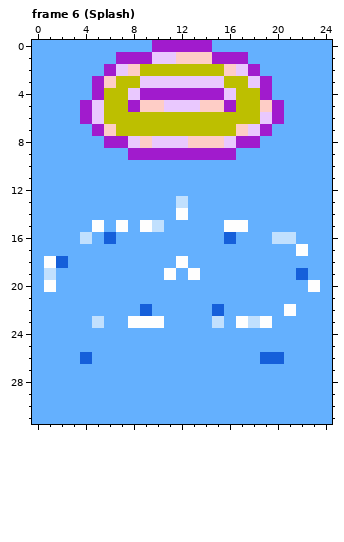
Pixel-art file -- art/explosion.aseprite. Above, as it was before the edit.
25x32 pixels, 7 frames. Shown: frame 6 (Splash).
The result:
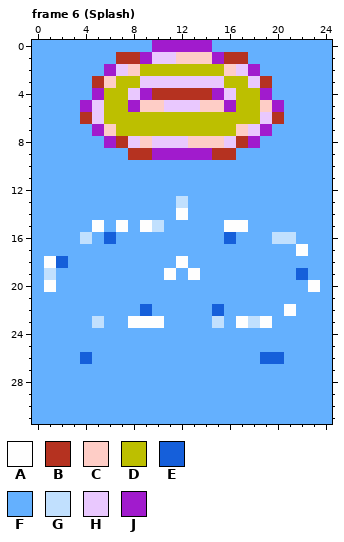
Palette (. is transparent): A #fefefe  B #b53220  C #fecdc6  D #bdbf00  E #155fda  F #64b0fe  G #c1e0fe  H #e9c8fe  J #a11bcd
The edit:
Frame 6 (Splash), layer "Layer 3":
Colour J gives way to colour B in row 1 at x 7 to 8 and 16 to 17; in row 3 at x 5 and 19; in row 4 at x 10 to 14; in row 6 at x 4 and 20; in row 8 at x 7 and 17; in row 9 at x 8 to 9 and 15 to 16.
Changed places in both pictures, as pixel boxes (x1, y1, x2, y2):
changed: (80, 52, 284, 160)
